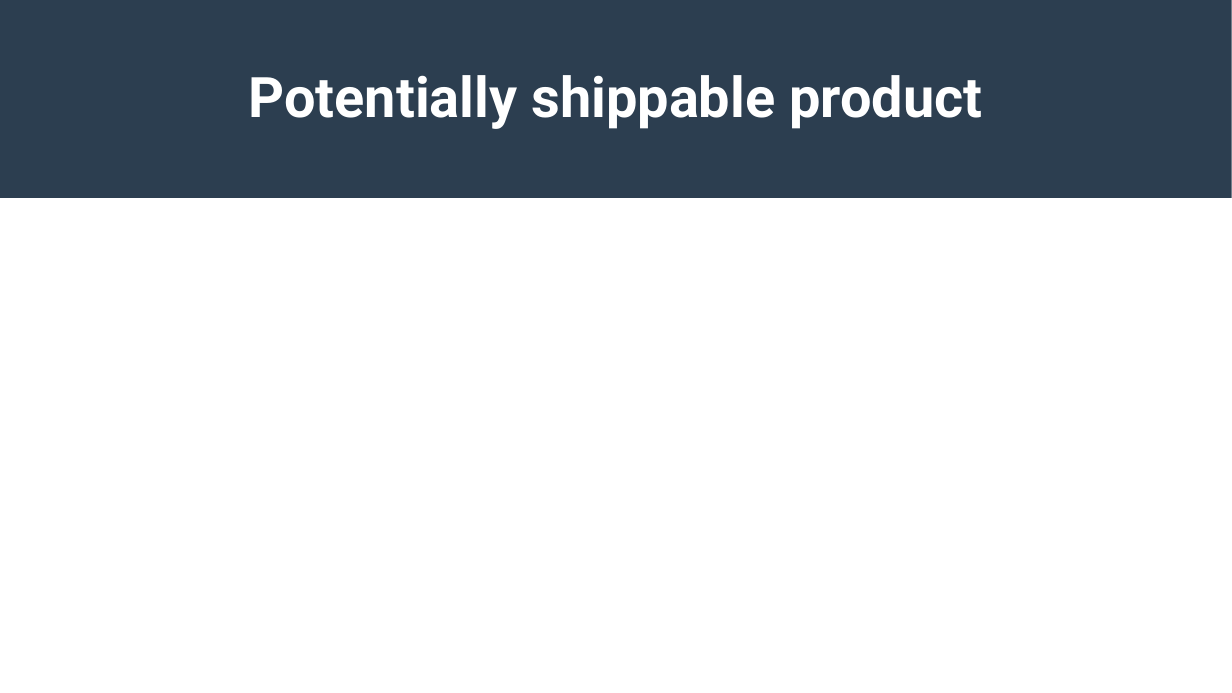
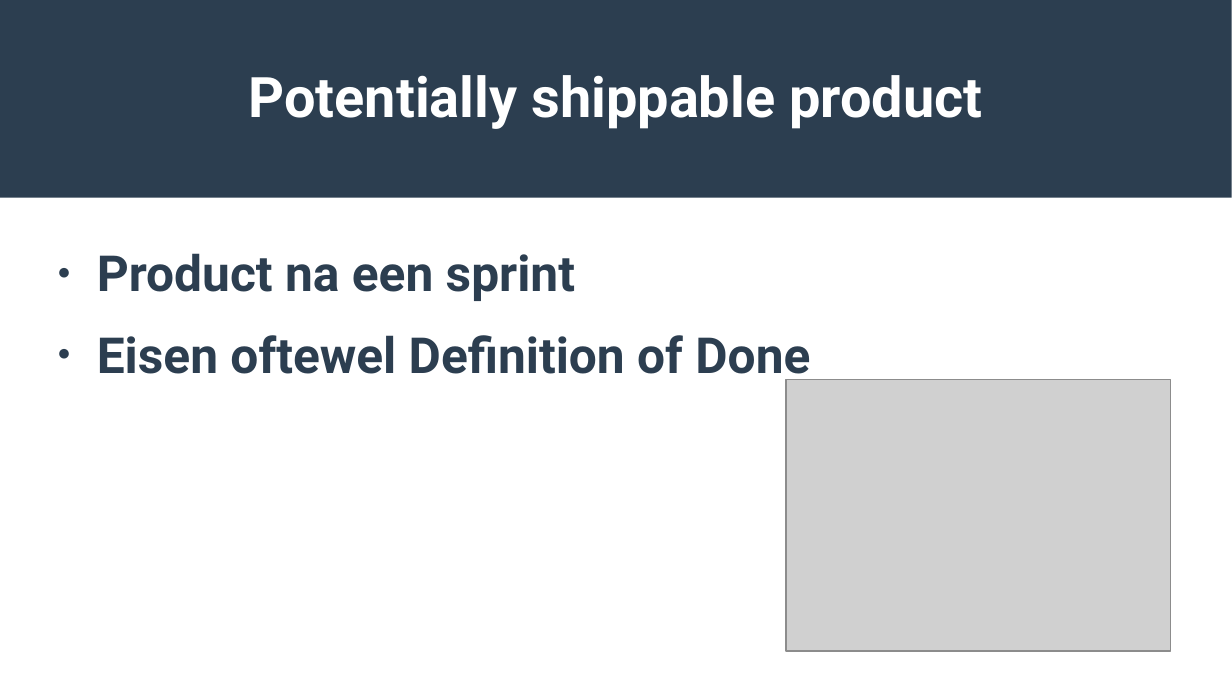
Before and after one commit to KaasKop97/bordspel, a slide deck: slide 8 of SCRUM files/SCRUM Presentatie/SCRUM presentatie.pptx. Drawn at 1232x693 pixels with LibreOffice and Linux fonts; fonts in the diff are those of the drawing; grey boxes stand for pictures. Boxes give left, top, right and bottom in pixels: in the first picture for what was removed or moved away, otherwise in the second. Text is boxed around its words. In the diff, an @@ line names an element or a change of style, - is before the commit and + after.

```diff
--- a/SCRUM files/SCRUM Presentatie/SCRUM presentatie.pptx
+++ b/SCRUM files/SCRUM Presentatie/SCRUM presentatie.pptx
@@ text added at box(97, 253, 810, 384), 32 pt, text #2C3E50, bold @@
+● Product na een sprint
+● Eisen oftewel Definition of Done
@@ picture added at box(786, 379, 1171, 651) @@
```
Also in this commit, not shown: 2 other slides changed, 5 slides added, 4 slides removed, 1 other file.
